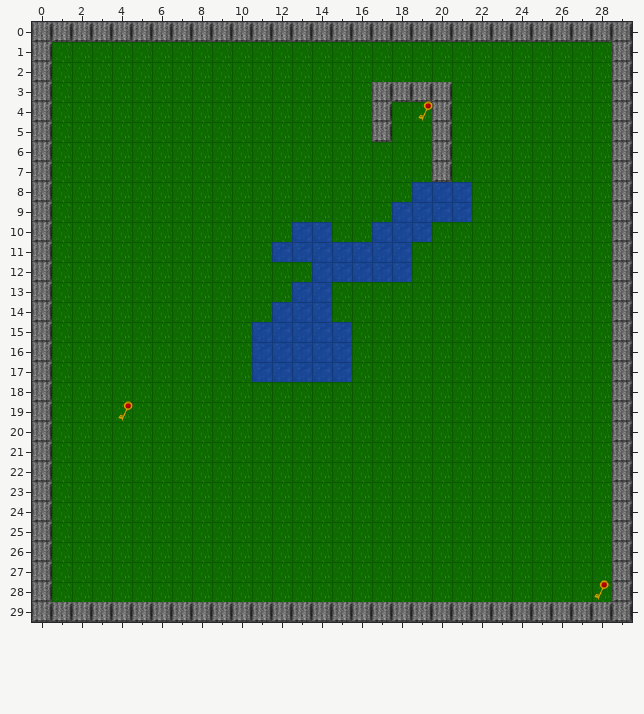
Tiled map, stored at assets/graphics/tiled_tmxs/tiled_1.tmx. Above: the version before the commit.
Cells are 32x32 px. Shown: x 0..29, y 0..29.
And afterwards:
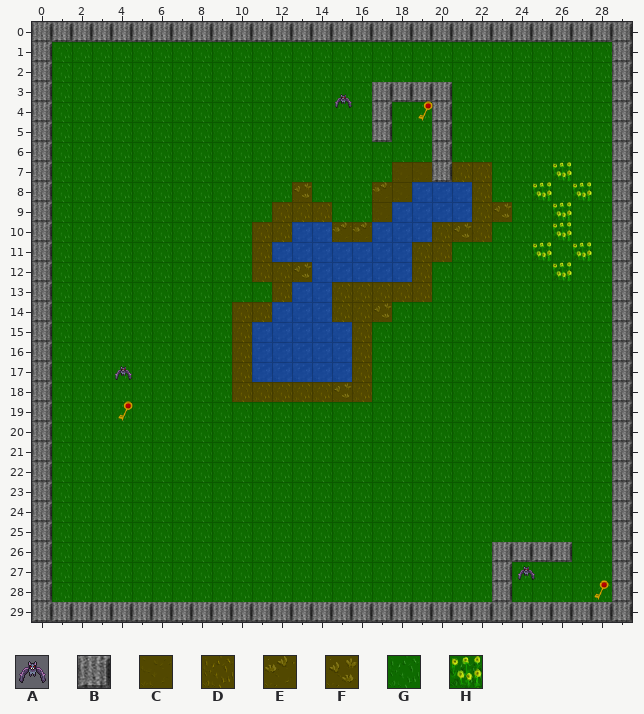
Key: from "bat-sprite32x32": A 1; from "landscape": B 32, C 48, D 49, E 50, F 51, G 57, H 61.
_ is an empty cell.
Objects are placed by their top-left corner, in cells (3,4 is the top-left corner of cell 3,4); size is 1x1 cell unless given.
Diff:
{"where": "layer \"background_layer\""}
{"y":7,"x":18,"old":"GG","new":"CC"}
{"y":7,"x":21,"old":"GG","new":"DD"}
{"y":7,"x":26,"old":"G","new":"H"}
{"y":8,"x":13,"old":"G","new":"F"}
{"y":8,"x":17,"old":"GG","new":"EC"}
{"y":8,"x":22,"old":"G","new":"D"}
{"y":8,"x":25,"old":"G","new":"H"}
{"y":8,"x":27,"old":"G","new":"H"}
{"y":9,"x":12,"old":"GGG","new":"DDD"}
{"y":9,"x":17,"old":"G","new":"C"}
{"y":9,"x":22,"old":"GG","new":"DF"}
{"y":9,"x":26,"old":"G","new":"H"}
{"y":10,"x":11,"old":"GG","new":"DD"}
{"y":10,"x":15,"old":"GG","new":"EE"}
{"y":10,"x":20,"old":"GGG","new":"DFD"}
{"y":10,"x":26,"old":"G","new":"H"}
{"y":11,"x":11,"old":"G","new":"D"}
{"y":11,"x":19,"old":"GG","new":"DD"}
{"y":11,"x":25,"old":"G","new":"H"}
{"y":11,"x":27,"old":"G","new":"H"}
{"y":12,"x":11,"old":"GGG","new":"DDF"}
{"y":12,"x":19,"old":"G","new":"D"}
{"y":12,"x":26,"old":"G","new":"H"}
{"y":13,"x":12,"old":"G","new":"D"}
{"y":13,"x":15,"old":"GGGGG","new":"DDDDD"}
{"y":14,"x":10,"old":"GG","new":"DD"}
{"y":14,"x":15,"old":"GGG","new":"DDF"}
{"y":15,"x":10,"old":"G","new":"D"}
{"y":15,"x":16,"old":"G","new":"D"}
{"y":16,"x":10,"old":"G","new":"D"}
{"y":16,"x":16,"old":"G","new":"D"}
{"y":17,"x":10,"old":"G","new":"D"}
{"y":17,"x":16,"old":"G","new":"D"}
{"y":18,"x":10,"old":"GGGGGGG","new":"DDDDDFD"}
{"y":26,"x":23,"old":"GGGG","new":"BBBB"}
{"y":27,"x":23,"old":"G","new":"B"}
{"y":28,"x":23,"old":"G","new":"B"}
{"where": "layer \"enemies_layer\" (added)"}
{"now": "A at 15.1,3.4"}
{"now": "A at 4.1,17.1"}
{"now": "A at 24.2,27.1"}
